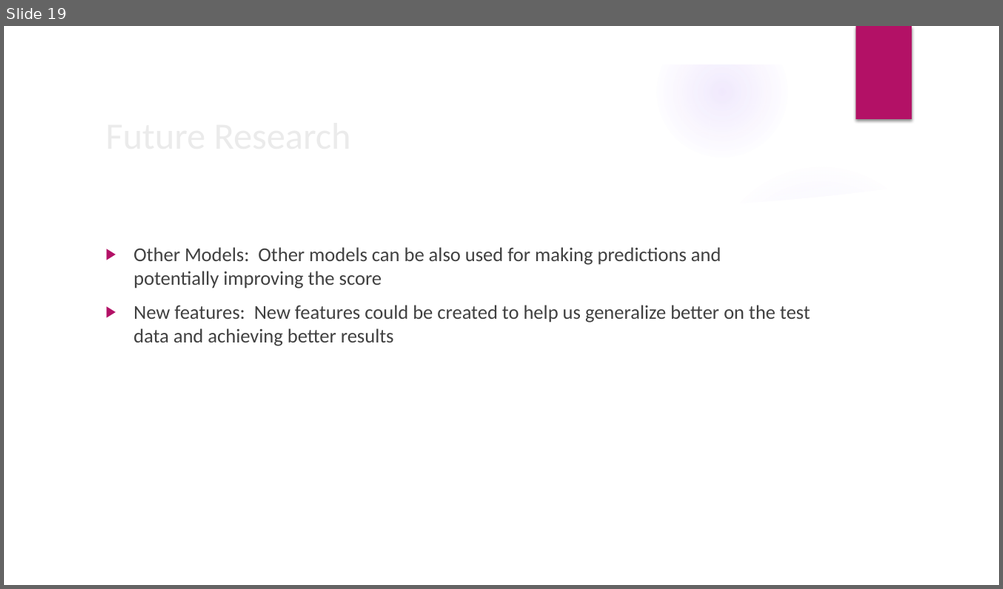
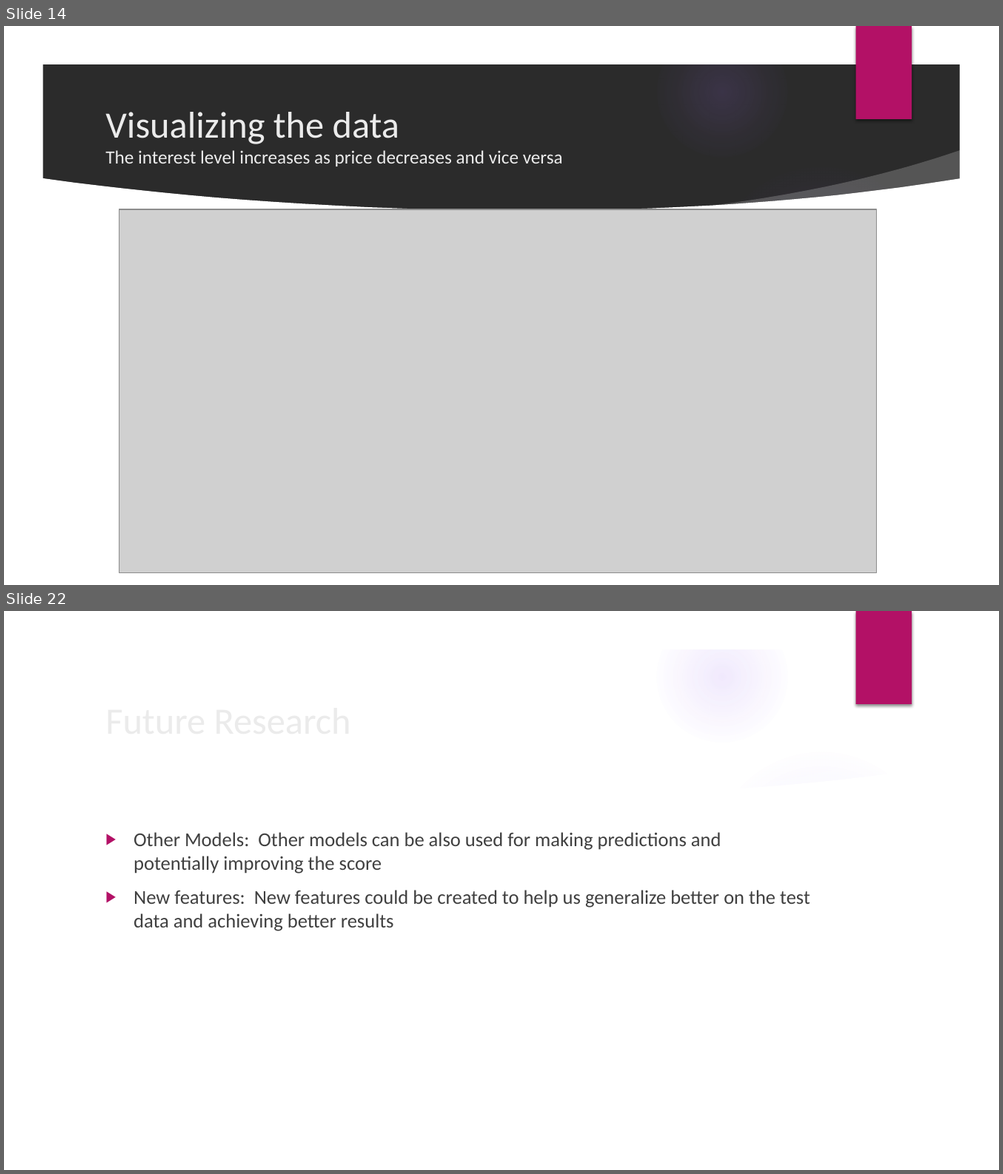
Before and after one commit to SidhantAB/Springboard-data-science-intensive-Capstone-project, a slide deck: Capstone Project Presentation.pptx. Shown one above the other, each under a label of ours: slide 19 before the commit, slides 14 and 22 after it; the slides between them are not shown. The pictures are 1003x589 and 1003x1174 pixels, drawn with LibreOffice and Linux fonts; fonts in the diff are those of the drawing; grey boxes stand for pictures; background and template pictures are left out; a plain dark background stands for a picture behind light text. Boxes give left, top, right and bottom in pixels: in the first picture for what was removed or moved away, otherwise in the second. Text is boxed around its words. In the diff, an @@ line names an element or a change of style, - is before the commit and + after.

```diff
--- a/Capstone Project Presentation.pptx
+++ b/Capstone Project Presentation.pptx
@@ slide 14 added at bbox=[4, 26, 999, 585], background picture (left out); not listed: 9 template elements that a slide beside it also shows @@
@@ title added at bbox=[105, 112, 563, 167], 18 pt, text #EBEBEB @@
+Visualizing the data
+The interest level increases as price decreases and vice versa
@@ picture added at bbox=[119, 210, 876, 573] @@
@@ what was slide 19 is now slide 22 @@
```
Also in this commit, not shown: 13 slides changed, 6 other slides added, 4 slides removed.
